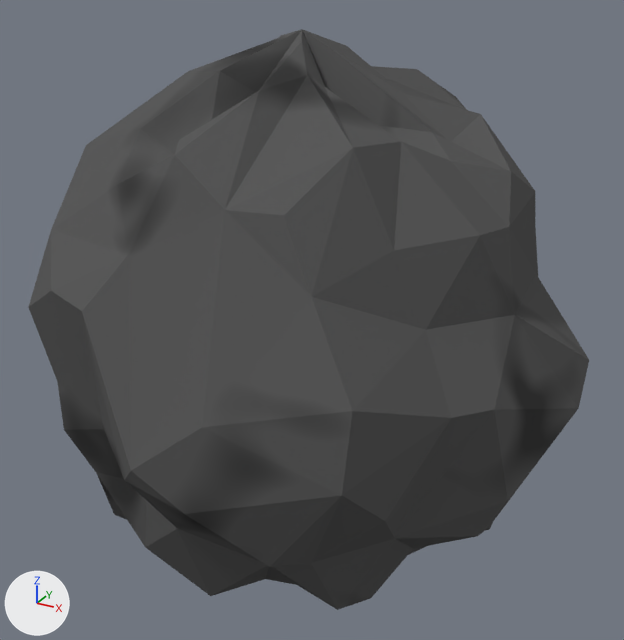
Two versions of the Blender file Assets/Models/asteroids.blend, one commit apart.
Rendered twice from a 50 mm camera at (8.2, -14.53, 7.54) aimed at (0.12, 0.16, 0.19). Every picture has the same lights, and +X, +Y and +Z are marked at lower left.

The older version as bpy lines, for what is in view:
```python
me_sphere_003 = bpy.data.meshes.new('Sphere.003')
me_sphere_003.from_pydata(...)  # 482 vertices, 512 faces; spans x -6.37..6.42, y -6.22..6.48, z -6.33..6.17
me_sphere_003.materials.append(mat_asteroid)  # picture img_asteroid_text_01
ob_asteroid_04 = bpy.data.objects.new('Asteroid_04', me_sphere_003)
ob_asteroid_04.location = (0.0, 0.0, 0.0)
_m = ob_asteroid_04.modifiers.new('Subdivision', 'SUBSURF')
_m.render_levels = 1
_m = ob_asteroid_04.modifiers.new('Decimate', 'DECIMATE')
_m.ratio = 0.1
```
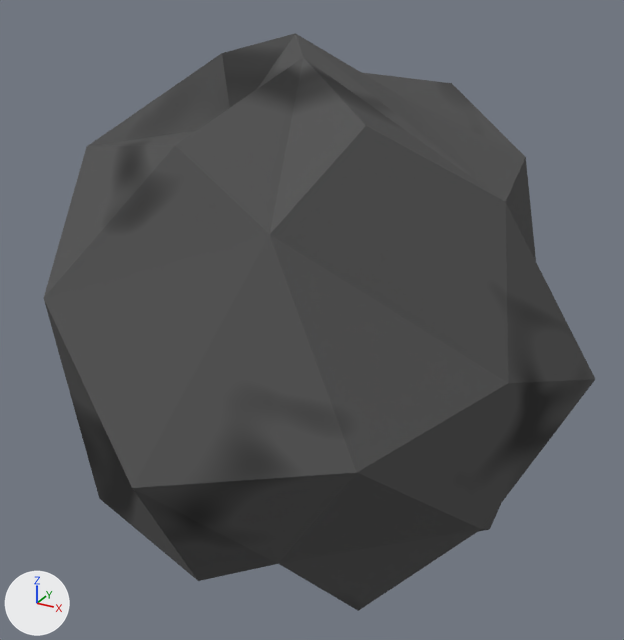
Boxes (x1, y1, x2, y2) around the edits, measured in the pictures (624 x 640 px):
'Asteroid_04', modifiers changed: before (28, 29, 589, 610); after (44, 33, 595, 611)

The change, as a list of edits to the scene's bpy script:
```text
Change ob_asteroid_04:
    where _m = ob_asteroid_04.modifiers.new('Decimate', 'DECIMATE')
    _m.ratio: 0.1 -> 0.025
```
